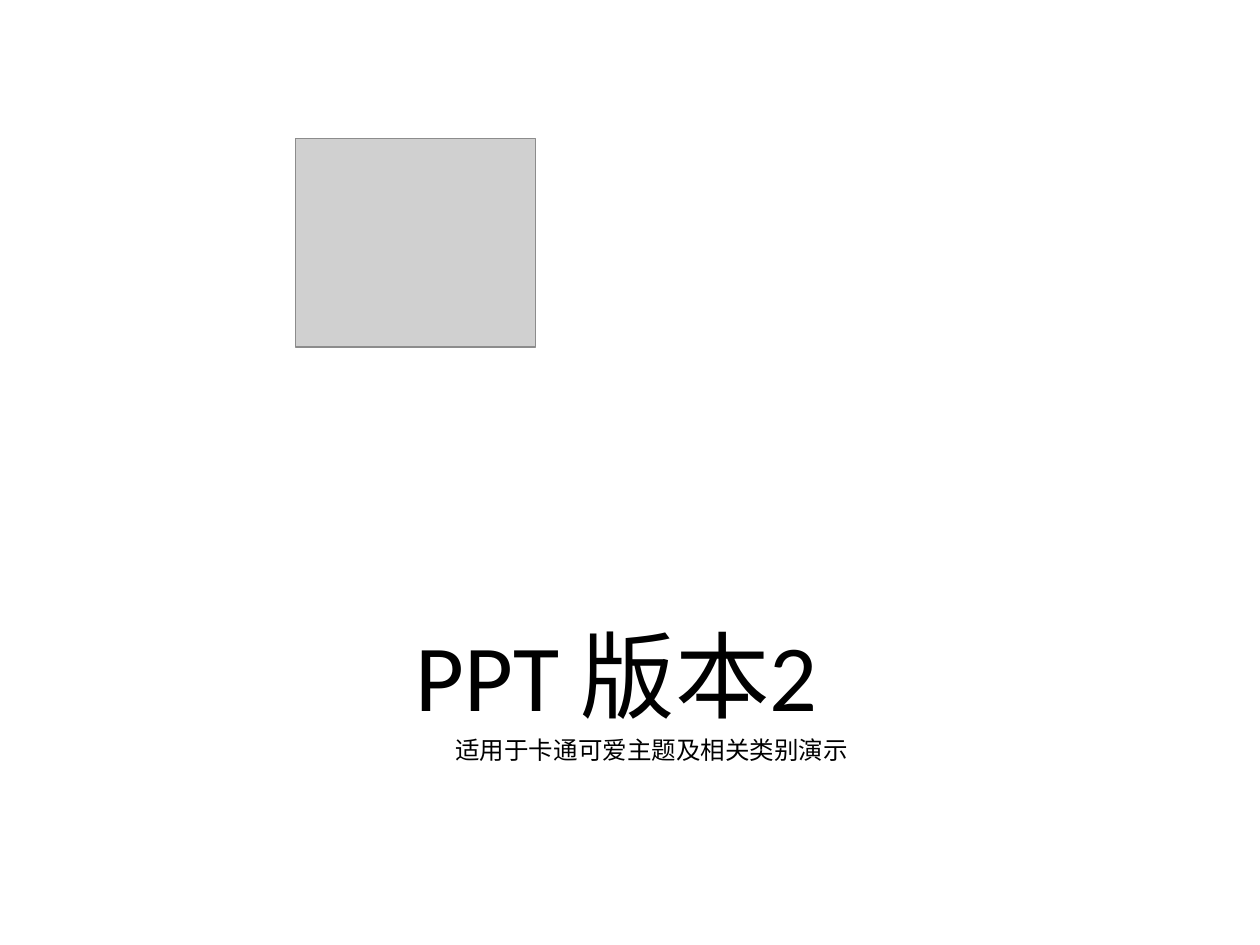
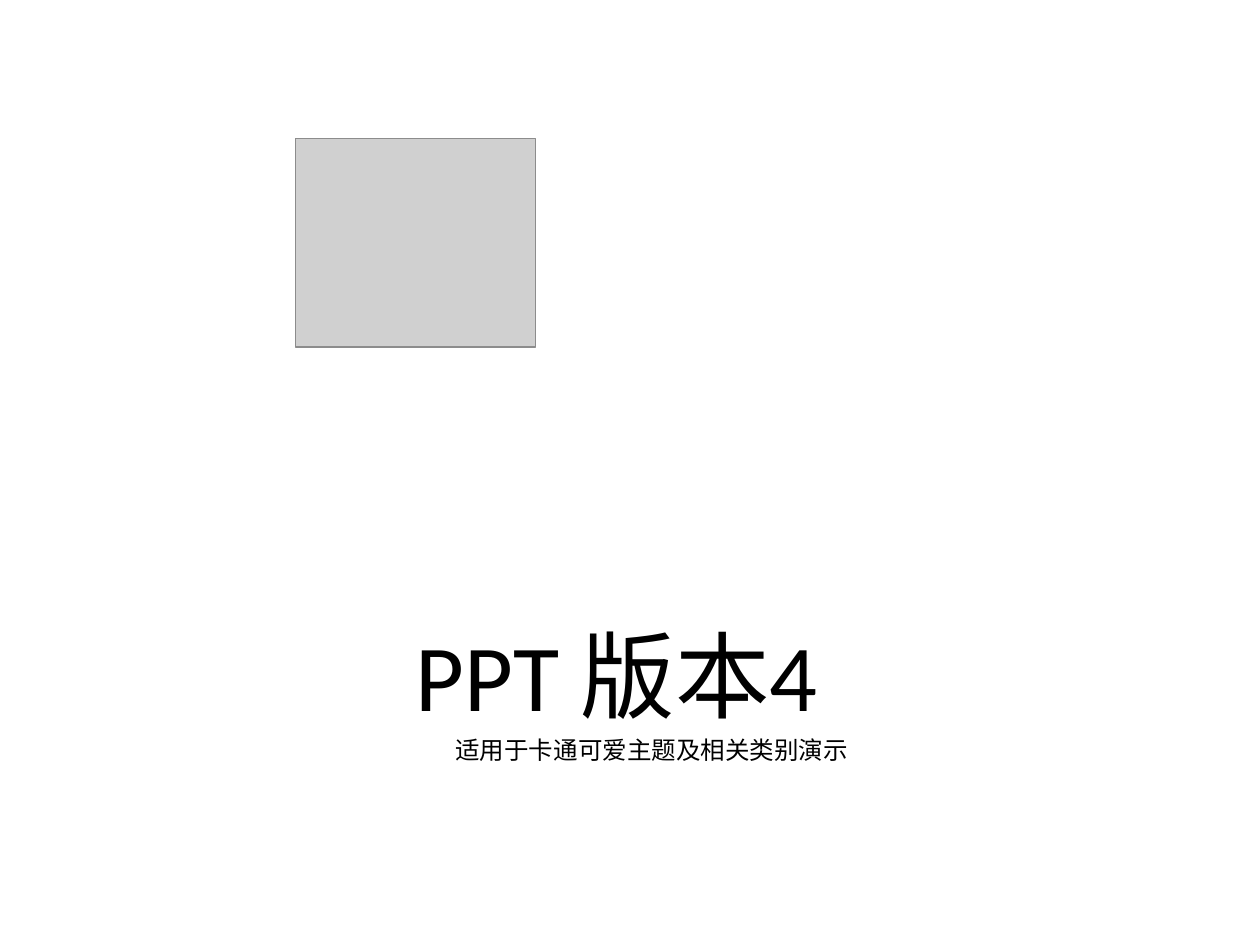
Before and after one commit to ygkee/PPTGit, a slide deck: slide 1 of ppt3480.ppt. Drawn at 1260x945 pixels with LibreOffice and Linux fonts; fonts in the diff are those of the drawing; grey boxes stand for pictures; background and template pictures are left out. Boxes give left, top, right and bottom in pixels: in the first picture for what was removed or moved away, otherwise in the second. Text is boxed around its words. In the diff, an @@ line names an element or a change of style, - is before the commit and + after.

Commit message:
ver 4

```diff
--- a/ppt3480.ppt
+++ b/ppt3480.ppt
@@ text at [416, 631, 818, 719]: text changed @@
-PPT 版本2
+PPT 版本4
```
